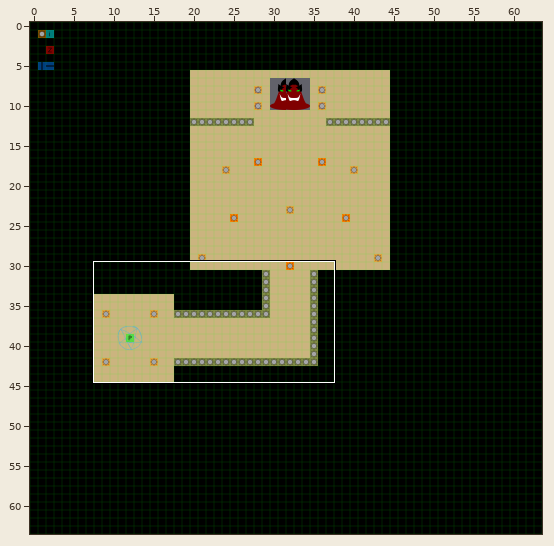
Tiled map: assets-src/maps/boss.tmx. The picture above shows the old version from afar; the outline marks the close-up.
Close-up. As it was:
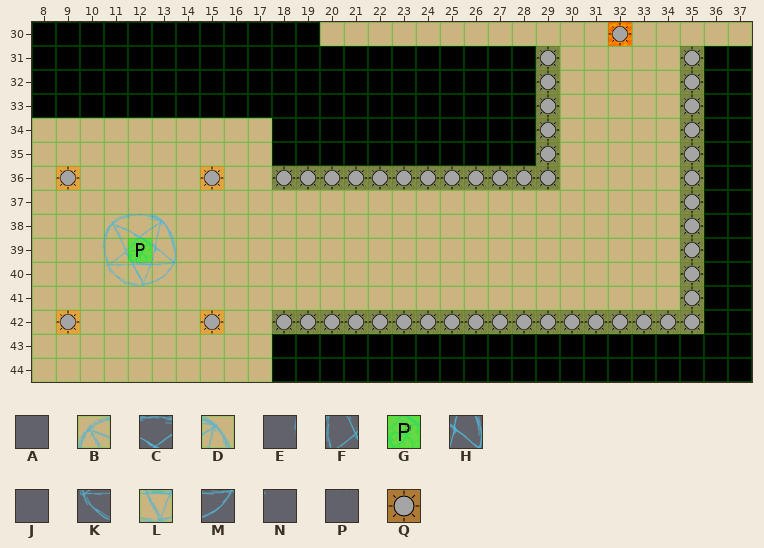
Cells are 32x32 px. Shown: x 8..37, y 30..44. The commit also changed other parts of the map, which this record leaves out.
Key: from "Spawn": A 5, B 6, C 7, D 8, E 10, F 11, G 12, H 13, J 14, K 16, L 17, M 18, N 19, P 22; from "items": Q 0.
_ is an empty cell.
Objects are placed by their top-left corner, in cells (3,4 is the top-left corner of cell 3,4); size is 1x1 cell unless given.
Layers that did not change in this view are not listed.
Layer "overlay" before, first column x 8:
30 ______________________________
31 ______________________________
32 ______________________________
33 ______________________________
34 ______________________________
35 ______________________________
36 ______________________________
37 ______________________________
38 __ABCD________________________
39 __EFGHJ_______________________
40 ___KLMN_______________________
41 ____P_________________________
42 ______________________________
43 ______________________________
44 ______________________________
After the commit:
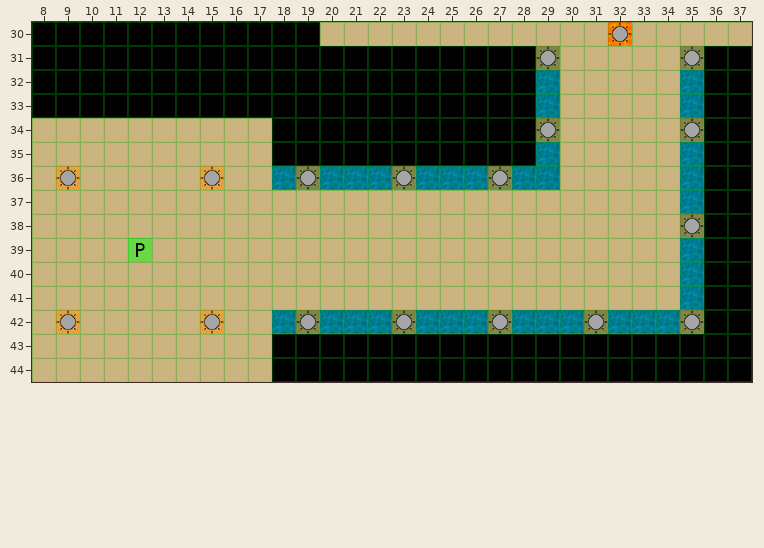
See-through tiles are keyed as they look on the map.
Change:
Layer "overlay":
The author cleared tile B in row 38 at x 11.
The author cleared tile C in row 38 at x 12.
The author cleared tile D in row 38 at x 13.
The author cleared tile E in row 39 at x 10.
The author cleared tile F in row 39 at x 11.
The author cleared tile G in row 39 at x 12.
The author cleared tile H in row 39 at x 13.
The author cleared tile K in row 40 at x 11.
The author cleared tile L in row 40 at x 12.
The author cleared tile M in row 40 at x 13.
Layer "lights":
Object Q "LightAqua" at 29,32 is removed.
Object Q "LightAqua" at 35,32 is removed.
Object Q "LightAqua" at 29,33 is removed.
Object Q "LightAqua" at 35,33 is removed.
Object Q "LightAqua" at 29,35 is removed.
Object Q "LightAqua" at 35,35 is removed.
Object Q "LightAqua" at 20,36 is removed.
Object Q "LightAqua" at 18,36 is removed.
Object Q "LightAqua" at 28,36 is removed.
Object Q "LightAqua" at 26,36 is removed.
Object Q "LightAqua" at 29,36 is removed.
Object Q "LightAqua" at 21,36 is removed.
Object Q "LightAqua" at 22,36 is removed.
Object Q "LightAqua" at 24,36 is removed.
Object Q "LightAqua" at 25,36 is removed.
Object Q "LightAqua" at 35,36 is removed.
Object Q "LightAqua" at 35,37 is removed.
Object Q "LightAqua" at 35,39 is removed.
Object Q "LightAqua" at 35,40 is removed.
Object Q "LightAqua" at 35,41 is removed.
Object Q "LightAqua" at 20,42 is removed.
Object Q "LightAqua" at 18,42 is removed.
Object Q "LightAqua" at 29,42 is removed.
Object Q "LightAqua" at 30,42 is removed.
Object Q "LightAqua" at 32,42 is removed.
Object Q "LightAqua" at 33,42 is removed.
Object Q "LightAqua" at 34,42 is removed.
Object Q "LightAqua" at 25,42 is removed.
Object Q "LightAqua" at 24,42 is removed.
Object Q "LightAqua" at 22,42 is removed.
Object Q "LightAqua" at 21,42 is removed.
Object Q "LightAqua" at 26,42 is removed.
Object Q "LightAqua" at 28,42 is removed.
